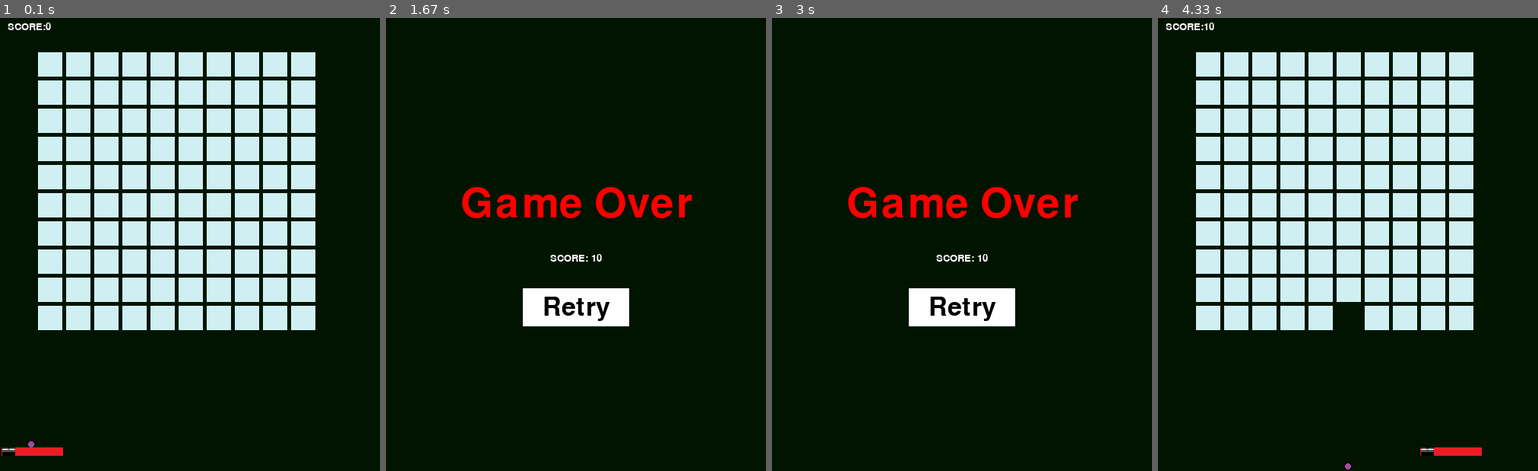
Above: before the commit, frames 1-4 (left to right).
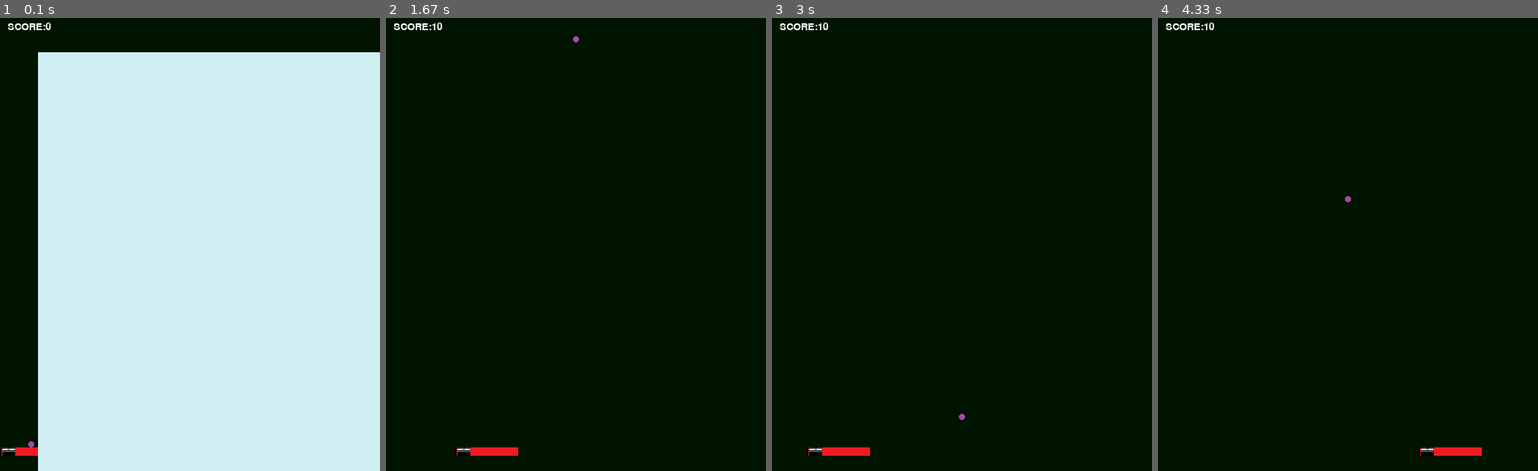
Above: after the commit, the same moments.

Repository: hayashunkus/iceclimb
Game: pygame game, started from pygame/test2.py
Two runs of this game, one before a commit and one after it. Both use one fixed random seed, a clock stepped at 60 frames per second and the inputs below.
Inputs (mouse positions are in pixels of both pictures, inside the frame that each line leads up to):
- Up to frame 1 (0.1 s): no input
- Up to frame 2 (1.67 s): click (576, 244) at 0.38 s; click (614, 344) at 0.72 s; click (716, 403) at 1.05 s; click (484, 153) at 1.38 s
- Up to frame 3 (3 s): click (962, 298) at 1.72 s; click (908, 149) at 2.05 s; click (1095, 362) at 2.38 s; click (836, 285) at 2.72 s
- Up to frame 4 (4.33 s): click "Retry" at 3.55 s; click (1264, 162) at 3.88 s; click (1450, 289) at 4.22 s

The runs differ from the first frame. In frame 1, 49% of the frame differs, in the area x 10-100%, y 7-100%; in frame 2, 4.4%; in frame 3, 4.4%; in frame 4, 34%.

Commit message:
背景変更

Diff:
--- a/pygame/mp3max100.py
+++ b/pygame/mp3max100.py
@@ -48,7 +48,7 @@
 # --- ★100mの壁を生成 ---
 full_background = None
 try:
-    tile_image = pygame.image.load("image/iceclimbrock.png").convert()
+    tile_image = pygame.image.load("image/backsnow.png").convert()
     tile_height = tile_image.get_height()
 
     # 100m分の高さを持つ巨大なサーフェスを作成
@@ -59,7 +59,7 @@
         full_background.blit(tile_image, (0, y))
 
 except FileNotFoundError:
-    print("エラー: image/iceclimbrock.png が見つかりません。")
+    print("エラー: image/backsnow.png が見つかりません。")
 
 # 背景スクロール用の変数
 if full_background:
Binary file changed: image/backsnow.png
